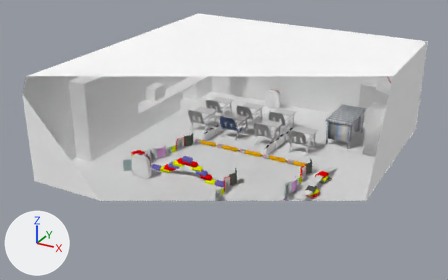
A saved change to the Blender file media/trunk/tracks/mathclass/olivermath.blend.
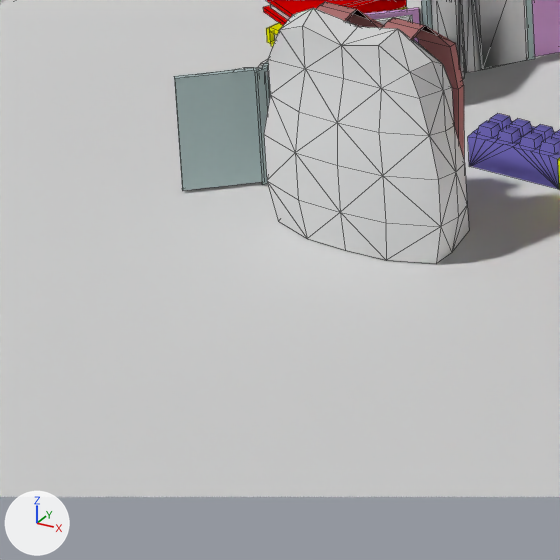
The first picture shows the older version from a camera (50 mm lens) standing at (99.5, -175.0, 106.6) and looking at (-8.3, 21.0, 8.6). The close-ups show the older and then the newer version on the part from 24% to 36% of the width and 55% to 74% of the height of that picture. Only the edits that show in the close-ups are written down. Lighting does not change. The marker at lower left points along +X, +Y and +Z. The close-ups show mesh edges as thin lines. Everything nearer to the camera than a plane just in front of the edit is cut away. The same objects are shown in both versions, whatever each file hides.
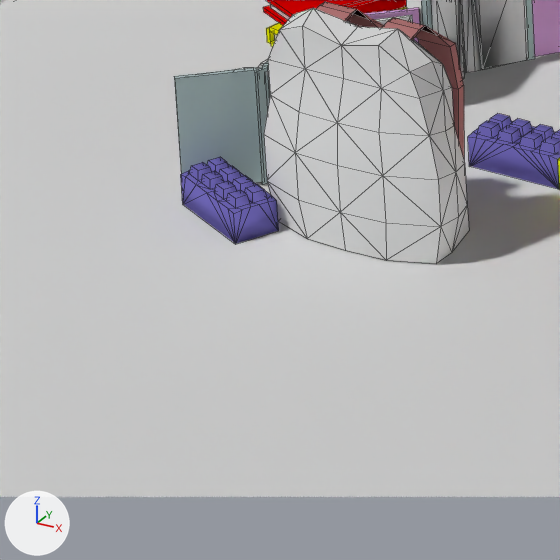
Patch to the scene script:
```diff
--- a/media/trunk/tracks/mathclass/olivermath.blend.py
+++ b/media/trunk/tracks/mathclass/olivermath.blend.py
@@ me_cube @@
+me_cube.from_pydata(...)  # 93 vertices, 107 faces; spans x -1.0..1.0, y -1.0..1.0, z -1.1..1.1
+me_cube.polygons.foreach_set('use_smooth', [True] * 107)
+me_cube.materials.append(mat_ac3dmat1_010)  # blue #7f76cf
@@ ob_cube @@
+ob_cube = bpy.data.objects.new('Cube', me_cube)
+ob_cube.location = (-34.32, -7.22, 0.7)
+ob_cube.rotation_euler = (0.0, 0.0, -0.429)  # degrees (0, 0, -25)
+ob_cube.scale = (2.02, 0.892, 0.752)
```

Location of each change, [x1, y1, x2, y2] in pixels of the close-ups (560 x 560 px):
'Cube', added (blue)
    after: [181, 157, 279, 244]
